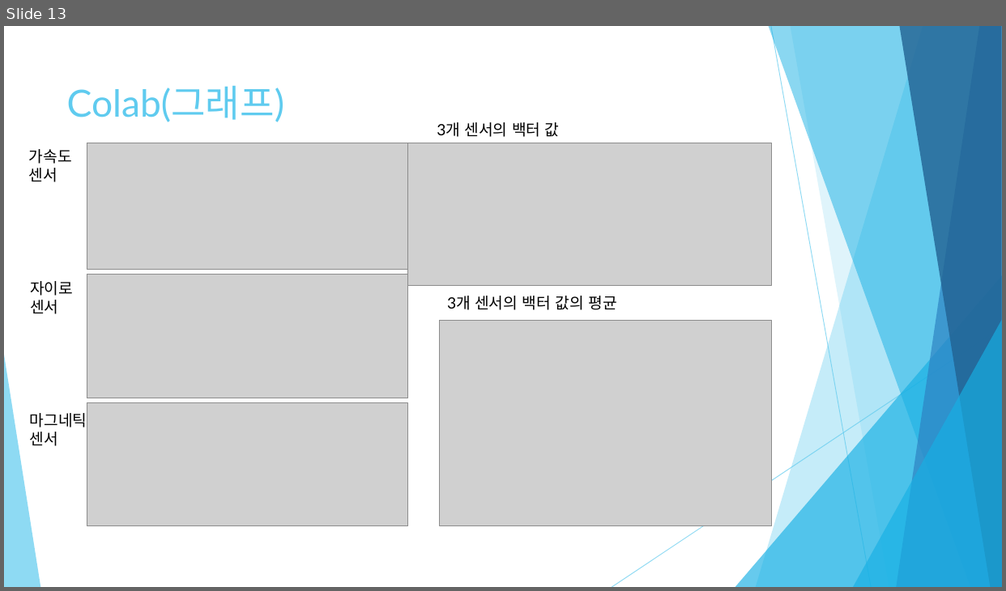
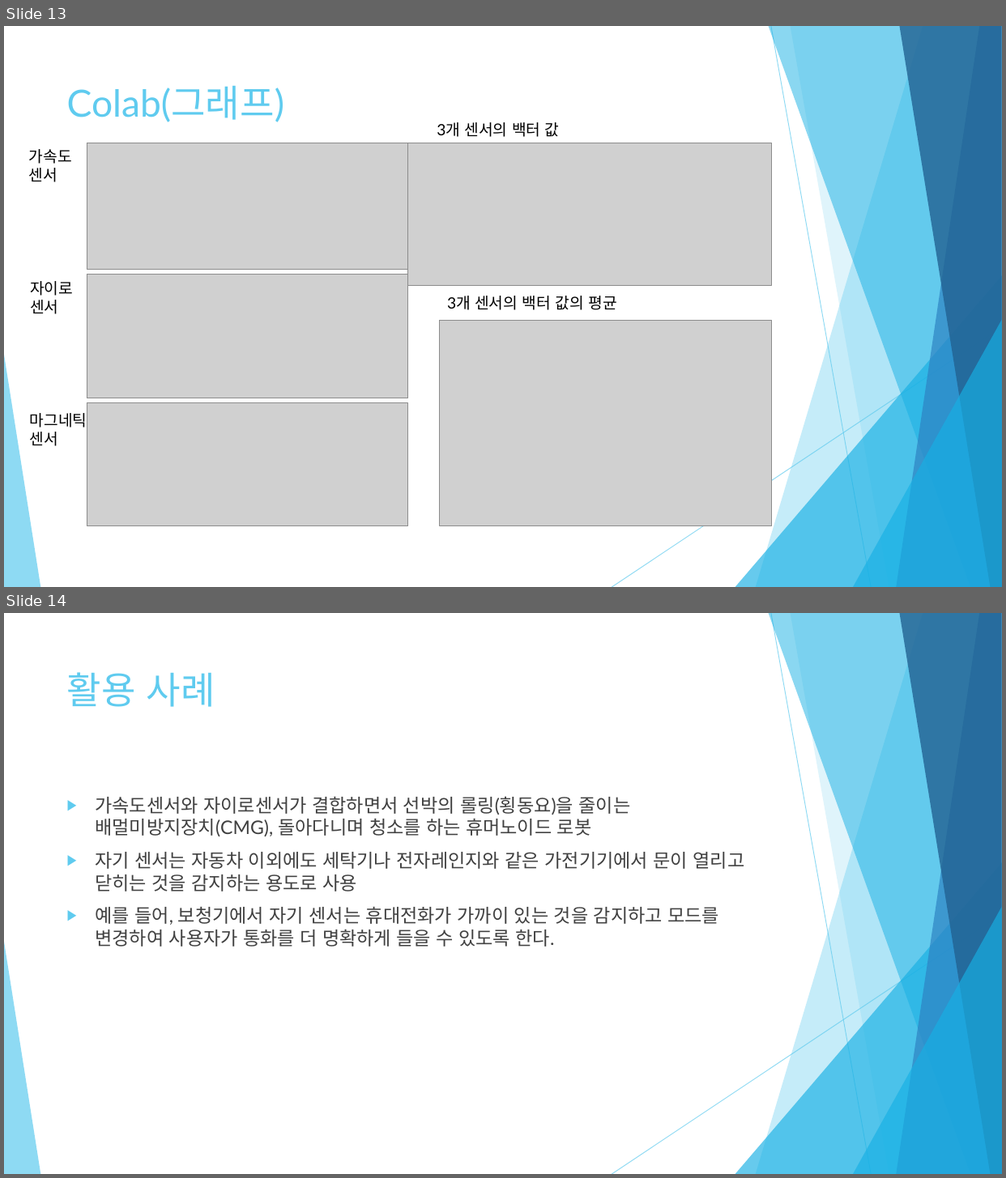
Before and after one commit to FL08/aa20, a slide deck: AA20-rpt14/아두이노 응용 기말 프로젝트.pptx. Shown one above the other, each under a label of ours: slide 13 before the commit, slides 13 and 14 after it. The pictures are 1006x591 and 1006x1178 pixels, drawn with LibreOffice and Linux fonts; fonts in the diff are those of the drawing; grey boxes stand for pictures. Boxes give left, top, right and bottom in pixels: in the first picture for what was removed or moved away, otherwise in the second. Text is boxed around its words. In the diff, an @@ line names an element or a change of style, - is before the commit and + after.

```diff
--- a/AA20-rpt14/아두이노 응용 기말 프로젝트.pptx
+++ b/AA20-rpt14/아두이노 응용 기말 프로젝트.pptx
@@ slide 14 added at (x1=4, y1=613, x2=1002, y2=1174), background #FFFFFF; not listed: 10 template elements that a slide beside it also shows @@
@@ title added at (x1=67, y1=672, x2=215, y2=707), 36 pt, text #5FCBEF @@
+활용 사례
@@ text added at (x1=95, y1=796, x2=745, y2=947), 18 pt, text #404040 @@
+▶ 가속도센서와 자이로센서가 결합하면서 선박의 롤링(횡동요)을 줄이는 배멀미방지장치(CMG), 돌아다니며 청소를 하는 휴머노이드 로봇
+▶ 자기 센서는 자동차 이외에도 세탁기나 전자레인지와 같은 가전기기에서 문이 열리고 닫히는 것을 감지하는 용도로 사용
+▶ 예를 들어, 보청기에서 자기 센서는 휴대전화가 가까이 있는 것을 감지하고 모드를 변경하여 사용자가 통화를 더 명확하게 들을 수 있도록 한다.
```
Also in this commit, not shown: 1 other slide added.
